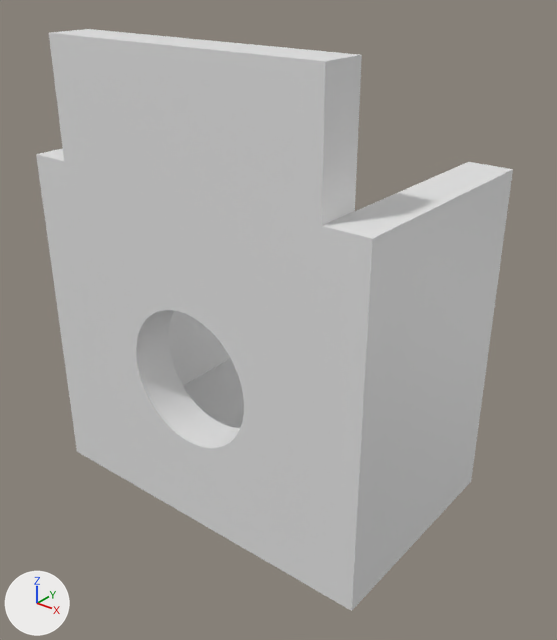
The Blender file 3D printed parts/enclosure.blend, before and after one commit.
The view is the same before and after, from a 50 mm camera at (148.2, 60.6, -17.6) aimed at (123.2, 91.8, -36.9). Lighting does not change. The marker at lower left points along +X, +Y and +Z. The older version comes first. The same objects are shown in both versions, whatever each file hides.

Names of what the first picture shows: 'Potentiometer shield'.
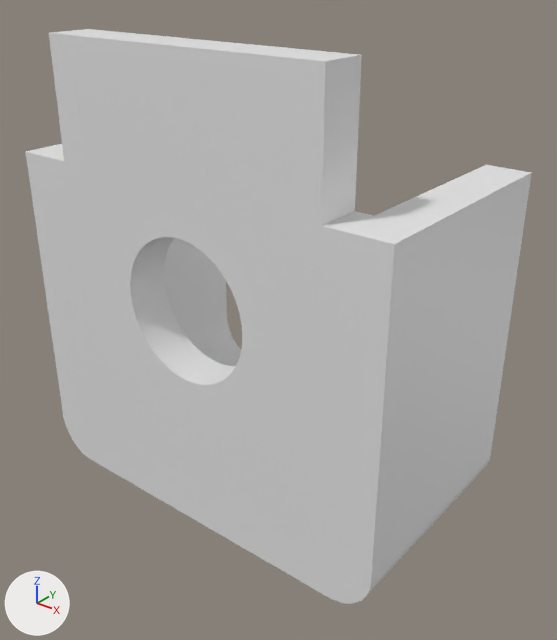
Commit message: Updated potentiometer shield

Patch to the scene script:
```diff
--- a/3D printed parts/enclosure.blend.py
+++ b/3D printed parts/enclosure.blend.py
@@ me_cube_003 @@
 # used by ob_potentiometer_shield; location = (122.05, 86.75, -33.51); scale = (0.944, 1.0, 3.75)
-me_cube_003.from_pydata(...)  # 296 vertices, 165 faces; spans x -11.6..11.6, y -1.2..12.3, z -3.9..3.2
+me_cube_003.from_pydata(...)  # 380 vertices, 221 faces; spans x 110.0..134.0, y 85.5..99.0, z -48.0..-21.5
+# me_cube_003 part 1: 380 vertices added at x 110.0..134.0, y 85.5..99.0, z -48.0..-21.5
+# other edits to the shape of me_cube_003 do not show in these pictures
@@ ob_potentiometer_shield @@
 ob_potentiometer_shield = bpy.data.objects.new('Potentiometer shield', me_cube_003)
-ob_potentiometer_shield.location = (122.05, 86.75, -33.51)
-ob_potentiometer_shield.scale = (0.944, 1.0, 3.75)
+ob_potentiometer_shield.location = (0.0, 0.0, 0.0)
```

Where the change shows, as pixel boxes (x1, y1, x2, y2) in the pictures (557 x 640 px):
'Potentiometer shield', reshaped, moved, rescaled (6% wider)
    before: (36, 29, 513, 611)
    after: (25, 29, 532, 604)
part 1 of me_cube_003, added
    after: (25, 29, 532, 604)
